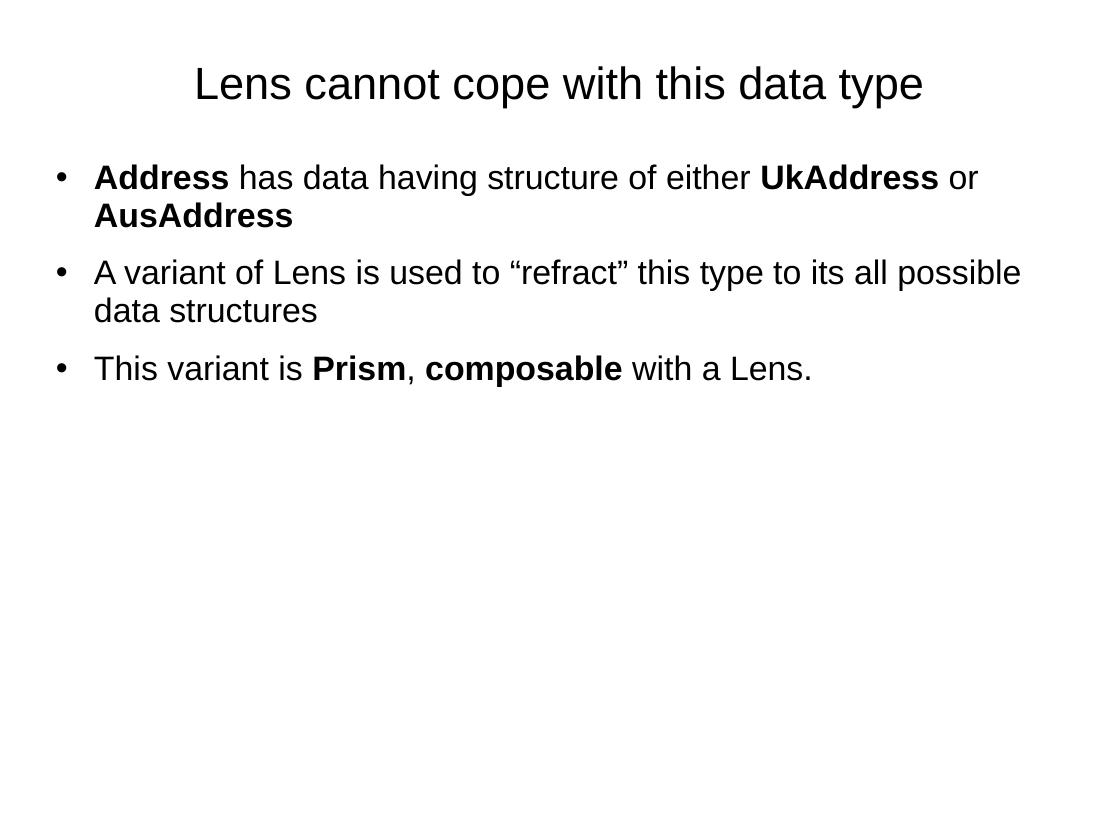
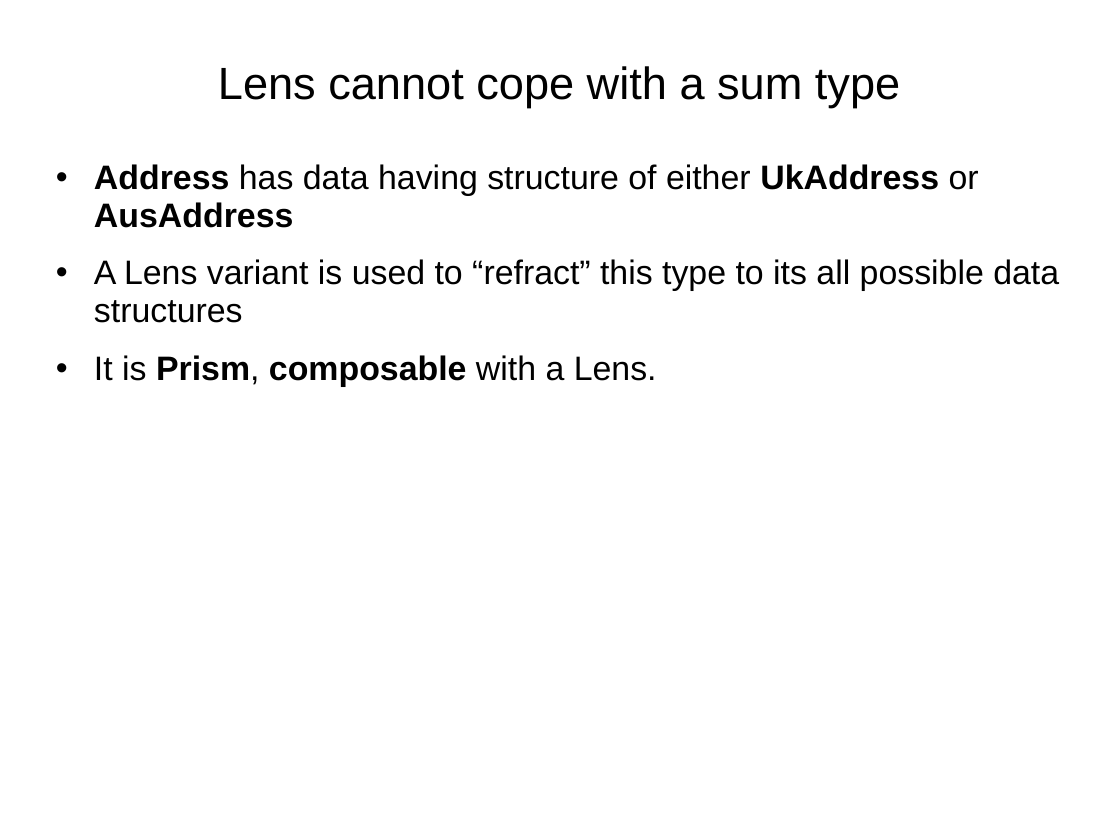
Before and after one commit to amywong-monster/Presentations, a slide deck: slide 11 of 2021-08-05-Update-immutable-data.ppt. Drawn at 1120x840 pixels with LibreOffice and Linux fonts; fonts in the diff are those of the drawing. Boxes give left, top, right and bottom in pixels: in the first picture for what was removed or moved away, otherwise in the second. Text is boxed around its words. In the diff, an @@ line names an element or a change of style, - is before the commit and + after.

```diff
--- a/2021-08-05-Update-immutable-data.ppt
+++ b/2021-08-05-Update-immutable-data.ppt
@@ title at (x1=218, y1=66, x2=900, y2=108): text changed @@
-Lens cannot cope with this data type
+Lens cannot cope with a sum type
@@ text at (x1=94, y1=259, x2=1059, y2=387): text changed @@
-• A variant of Lens is used to “refract” this type to its all possible data structures
-• This variant is Prism, composable with a Lens.
+• A Lens variant is used to “refract” this type to its all possible data structures
+• It is Prism, composable with a Lens.
```
Also in this commit, not shown: 1 other slide changed.
